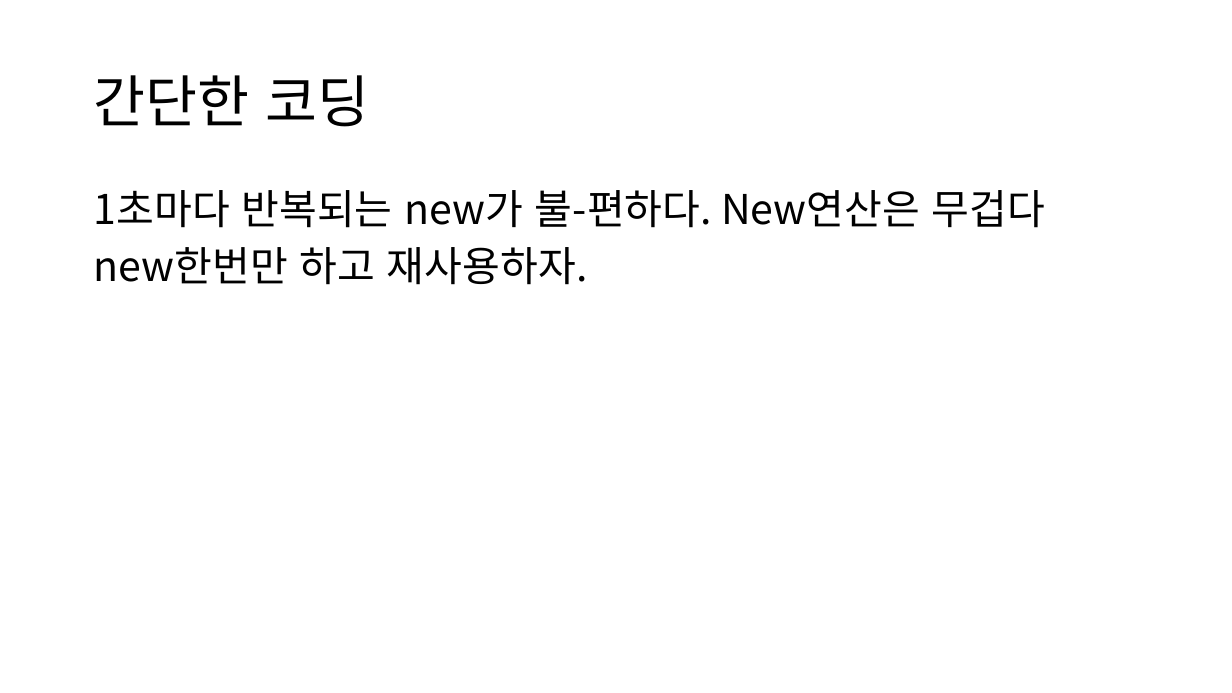
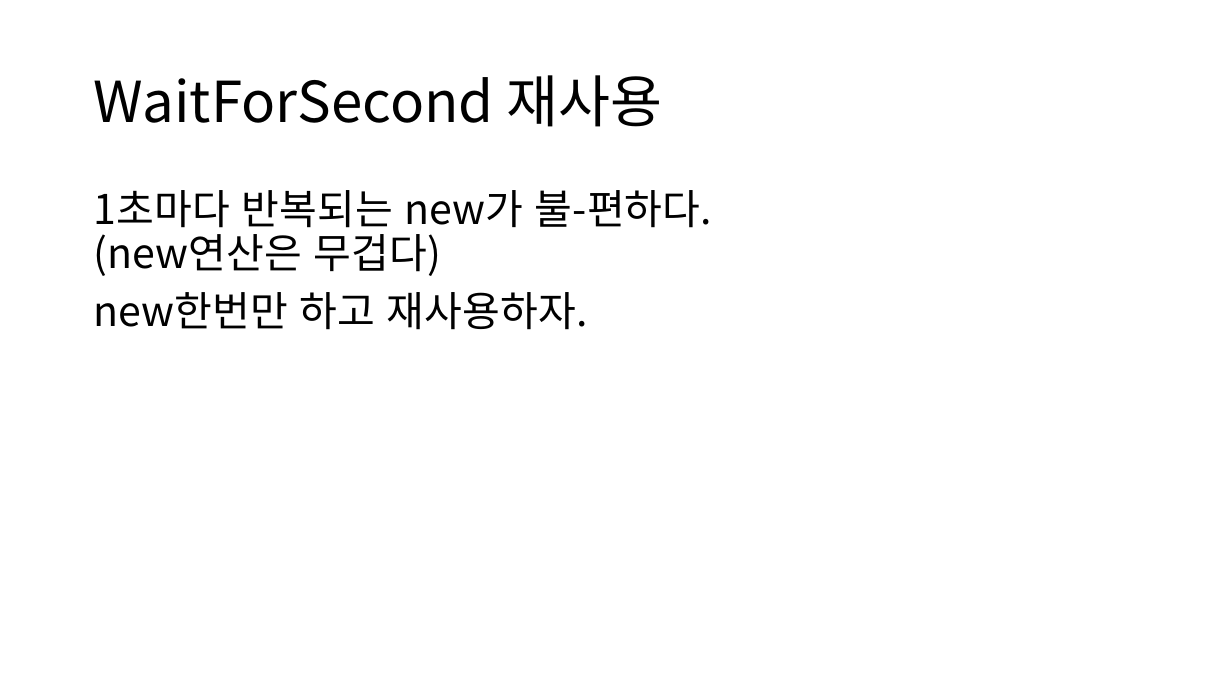
Before and after one commit to IamGroooooot/cien-unity-2019, a slide deck: slide 22 of 3주차.pptx (slide 16 before the commit). Drawn at 1232x693 pixels with LibreOffice and Linux fonts; fonts in the diff are those of the drawing. Boxes give left, top, right and bottom in pixels: in the first picture for what was removed or moved away, otherwise in the second. Text is boxed around its words. In the diff, an @@ line names an element or a change of style, - is before the commit and + after.

```diff
--- a/3주차.pptx
+++ b/3주차.pptx
@@ title at (94, 75, 663, 127): text changed @@
-간단한 코딩
+WaitForSecond 재사용
@@ text at (94, 190, 712, 276): text changed @@
-1초마다 반복되는 new가 불-편하다. New연산은 무겁다
+1초마다 반복되는 new가 불-편하다.
+(new연산은 무겁다)
```
Also in this commit, not shown: 11 other slides changed, 11 slides added.
